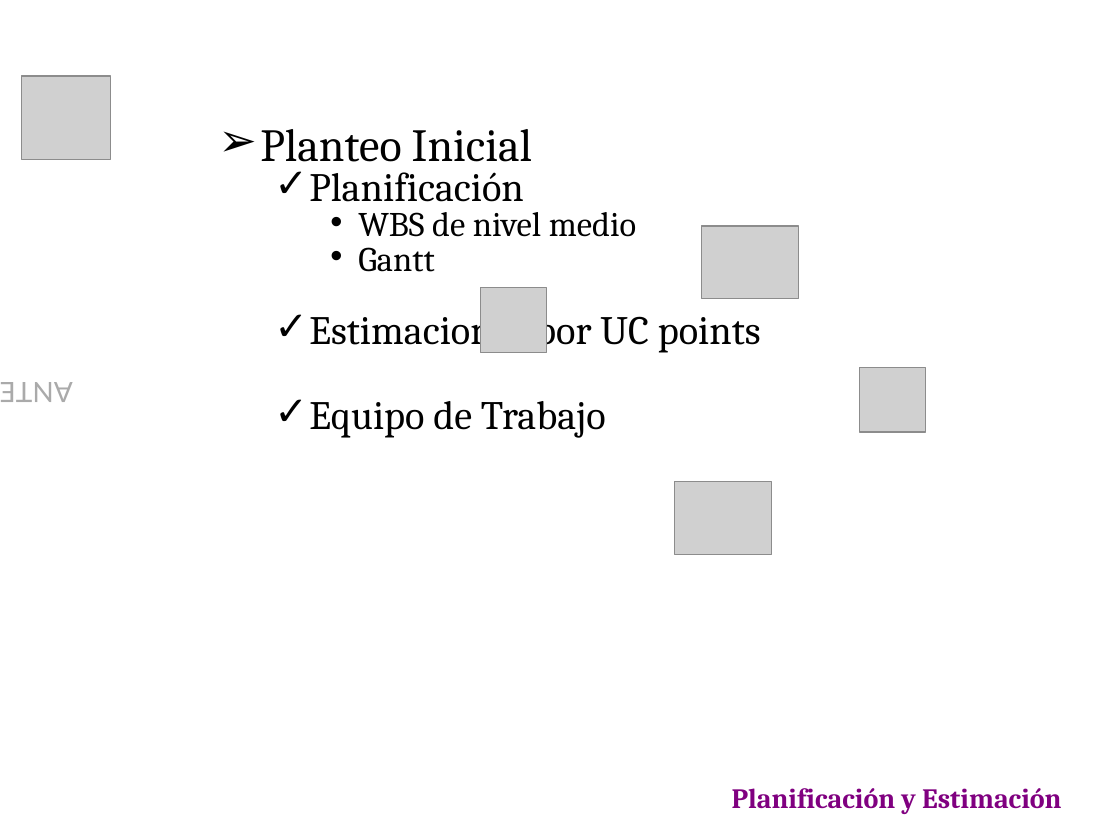
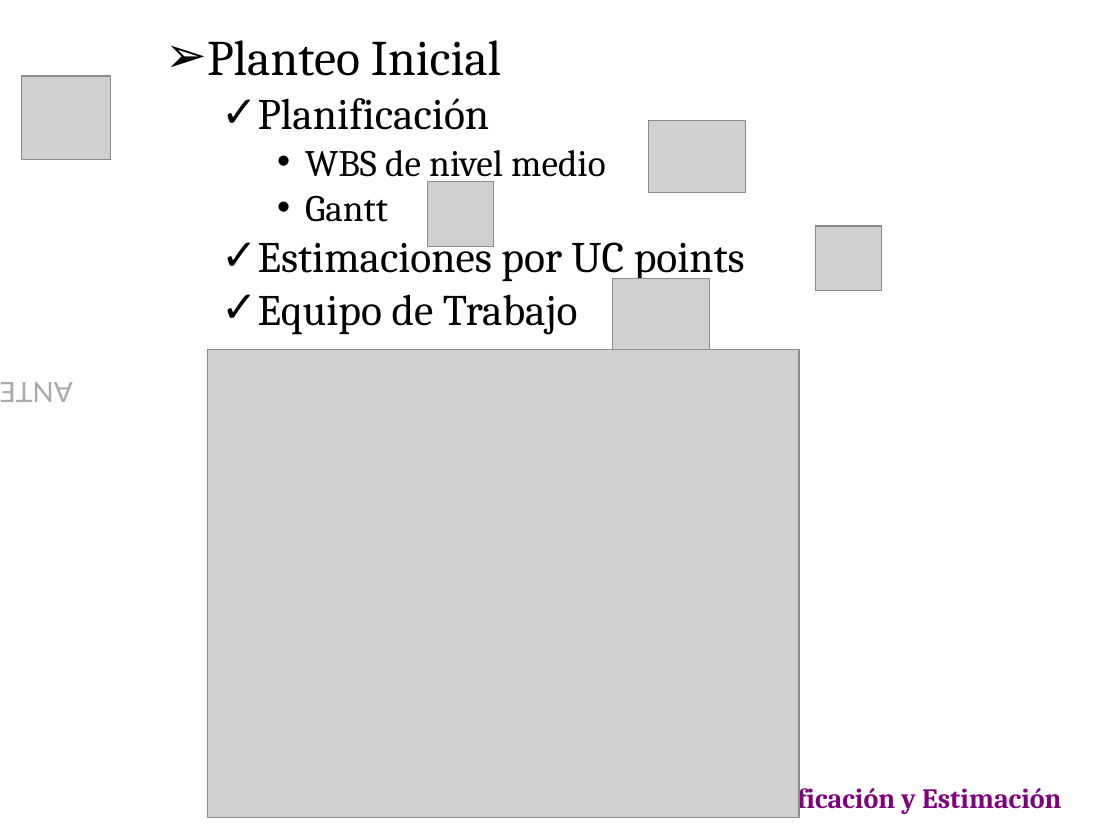
Before and after one commit to emmanuelfls371/softmart7547, a slide deck: slide 3 of docs/CarpetaEntrega/PresFinal.ppt. Drawn at 1120x840 pixels with LibreOffice and Linux fonts; fonts in the diff are those of the drawing; grey boxes stand for pictures; background and template pictures are left out. Boxes give left, top, right and bottom in pixels: in the first picture for what was removed or moved away, otherwise in the second. Text is boxed around its words. In the diff, an @@ line names an element or a change of style, - is before the commit and + after.

Commit message:
Cambio equipo de trabajo desactualizado y hago algunos agregados en mi parte de la present: equipo de trabajo y trazabilidad en la tabla de US

```diff
--- a/docs/CarpetaEntrega/PresFinal.ppt
+++ b/docs/CarpetaEntrega/PresFinal.ppt
@@ text "Planteo Inicial": place and size @@
-text "Planteo Inicial" at bbox=[260, 129, 761, 438]
+text "Planteo Inicial" at bbox=[207, 40, 745, 335]
@@ text "Planteo Inicial" at bbox=[207, 40, 745, 335]: size 29.6 to 32 pt in "Planteo Inicial"; size 25.9 to 28 pt in "Planificación", "Estimaciones por UC points", "Equipo de Trabajo"; size 22.2 to 24 pt in "WBS de nivel medio", "Gantt"; line spacing 0.6 to 0.8 @@
@@ picture: place and size @@
-picture at bbox=[701, 226, 799, 299]
+picture at bbox=[648, 120, 746, 193]
@@ picture: place and size @@
-picture at bbox=[480, 288, 547, 353]
+picture at bbox=[428, 181, 494, 246]
@@ picture: place and size @@
-picture at bbox=[860, 367, 926, 432]
+picture at bbox=[815, 226, 881, 291]
@@ picture: place and size @@
-picture at bbox=[674, 482, 772, 554]
+picture at bbox=[613, 279, 710, 352]
@@ picture added at bbox=[207, 349, 799, 818] @@
```
Also in this commit, not shown: 1 other slide changed, 1 other file.
